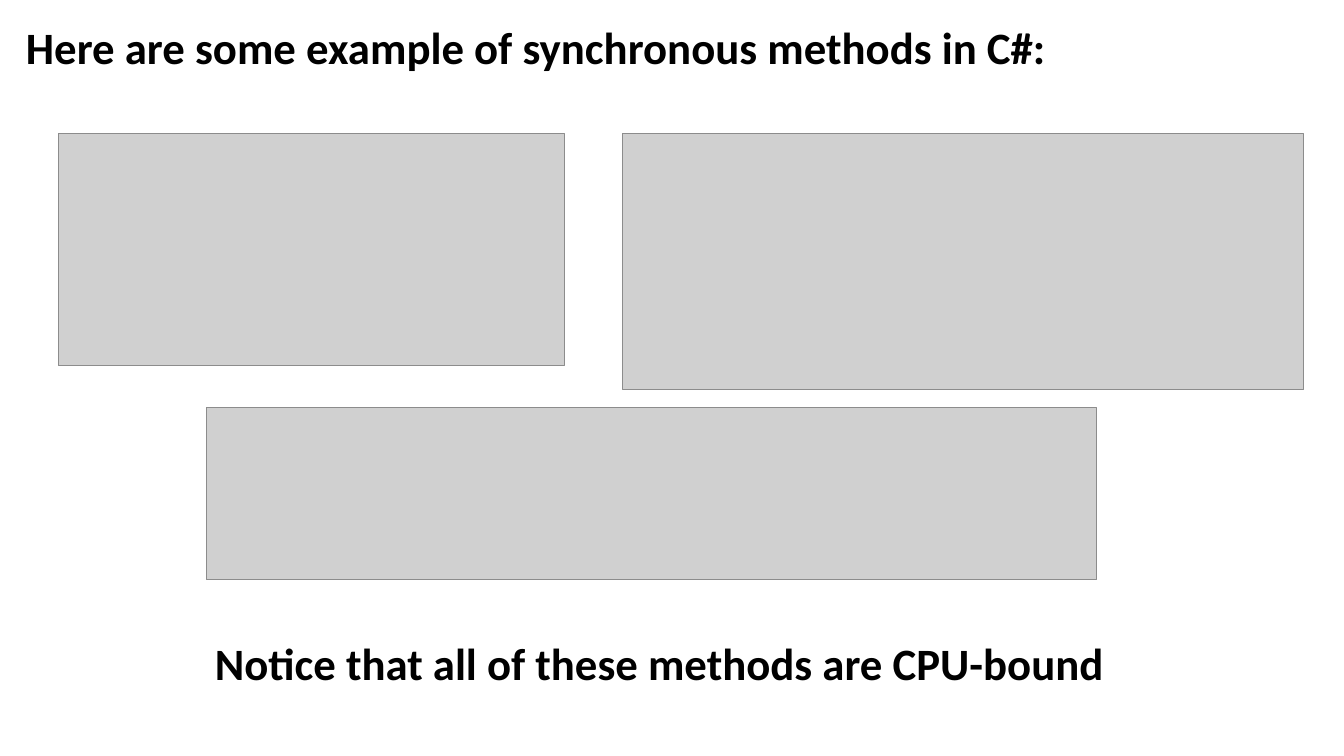
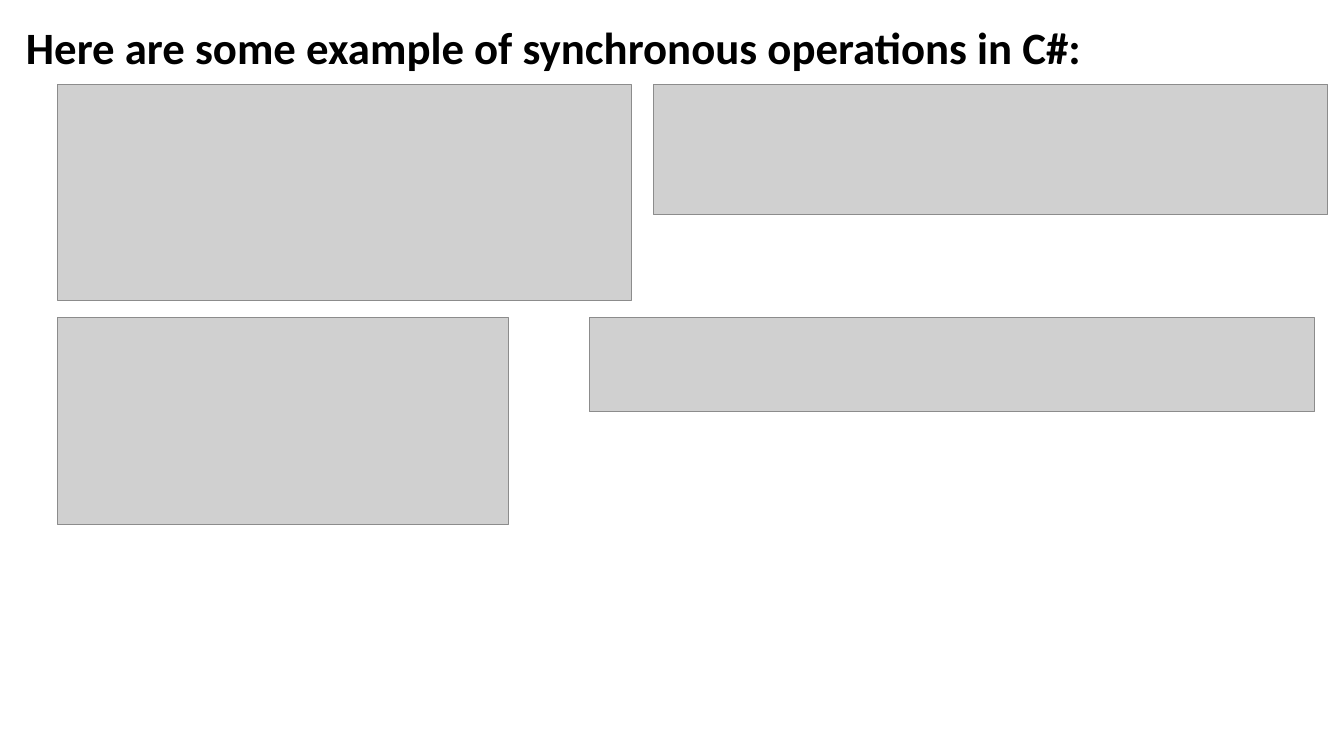
Before and after one commit to JoshKain/AsyncAwaitQuiz, a slide deck: slide 15 of Async and await presentation.pptx (slide 14 before the commit). Drawn at 1344x756 pixels with LibreOffice and Linux fonts; fonts in the diff are those of the drawing; grey boxes stand for pictures. Boxes give left, top, right and bottom in pixels: in the first picture for what was removed or moved away, otherwise in the second. Text is boxed around its words. In the diff, an @@ line names an element or a change of style, - is before the commit and + after.

Commit message:
Updated slides

```diff
--- a/Async and await presentation.pptx
+++ b/Async and await presentation.pptx
@@ text at box(26, 32, 1080, 71): text changed @@
-Here are some example of synchronous methods in C#:
+Here are some example of synchronous operations in C#:
@@ picture: place and size @@
-picture at box(623, 133, 1304, 389)
+picture at box(57, 85, 631, 300)
@@ picture: place and size @@
-picture at box(207, 407, 1097, 580)
+picture at box(653, 85, 1328, 215)
@@ picture: place and size @@
-picture at box(58, 133, 565, 365)
+picture at box(57, 318, 508, 524)
@@ picture added at box(590, 318, 1316, 411) @@
@@ text removed at box(215, 648, 1104, 681) @@
-Notice that all of these methods are CPU-bound
```
Also in this commit, not shown: 1 other slide changed, 1 slide added, 1 slide removed.
